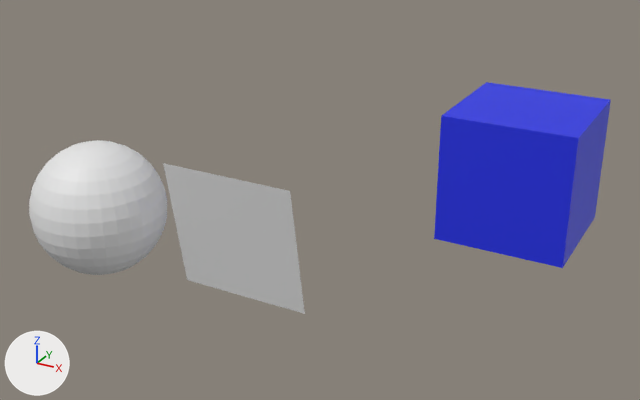
An edit to the glTF model models/AR-ERB.glb, drawn before and after from the same camera.
Camera for both pictures: a 50 mm camera at (6.28, -9.0, 5.37) aimed at (0.33, 1.83, -0.05). Arrows for +X, +Y and +Z are at lower left; the lights stay in place. The older version comes first.
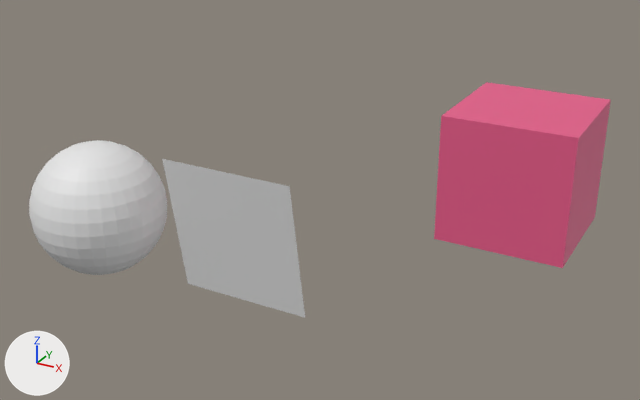
What differs and where, as boxes (x1, y1, x2, y2) in the pictures (640 x 400 px):
'Cube', recoloured (blue to pink): (434, 82, 611, 268) in both
'VideoPlane', rescaled: before (163, 163, 305, 314); after (162, 159, 305, 318)

What the commit changed:
Material 'Material' (mat_material) changes colour from blue #212fe7 to pink #e75c89; in linear values from (0.0153, 0.0283, 0.8) to (0.8, 0.106, 0.25).
Object 'VideoPlane' (ob_videoplane) is rescaled from (1.0, 1.0, 1.0) to (1.0, 1.07, 1.0).
